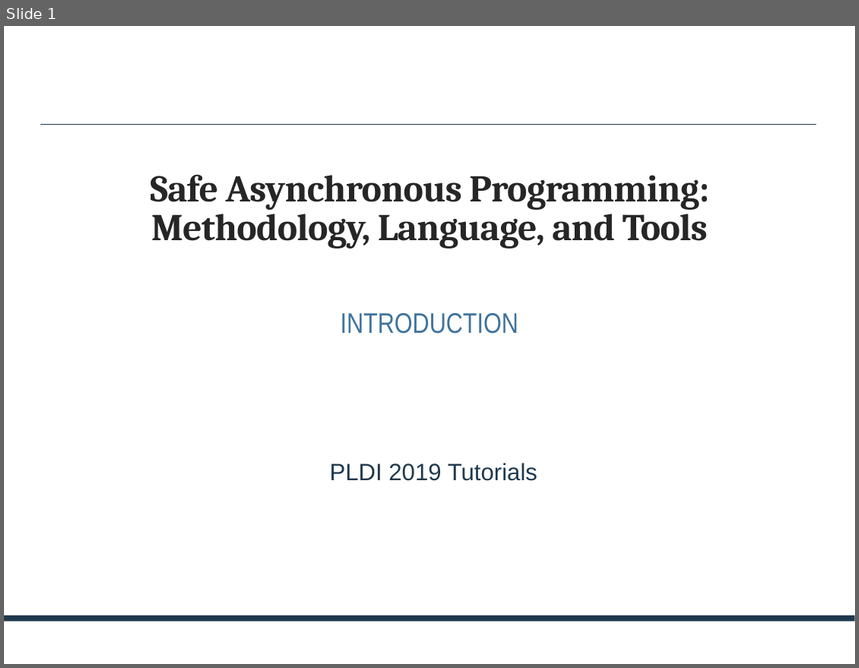
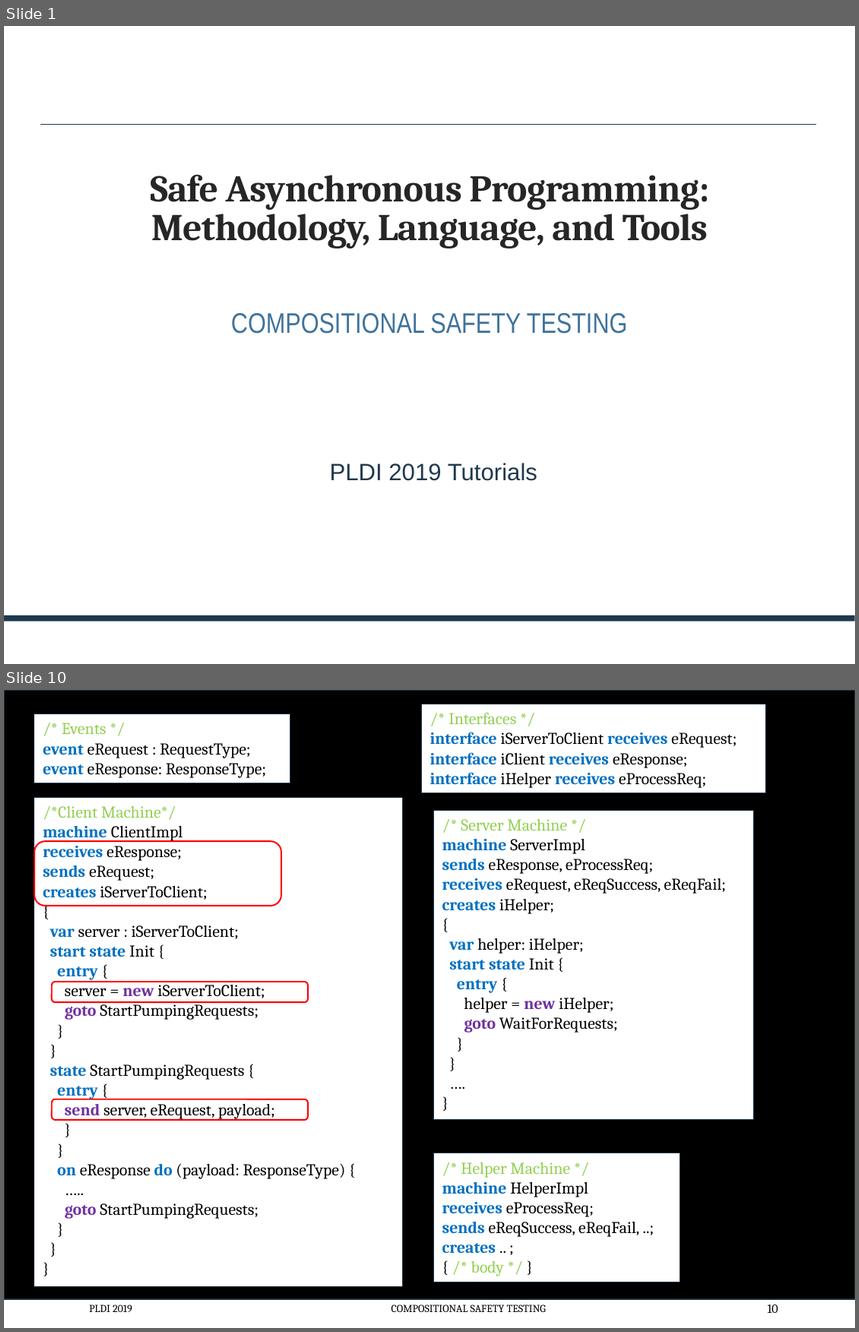
Before and after one commit to p-org/plditutorial, a slide deck: Presentations/CompositionalSafetyTesting.pptx. Shown one above the other, each under a label of ours: slide 1 before the commit, slides 1 and 10 after it; the slides between them are not shown. The pictures are 859x668 and 859x1332 pixels, drawn with LibreOffice and Linux fonts; fonts in the diff are those of the drawing. Boxes give left, top, right and bottom in pixels: in the first picture for what was removed or moved away, otherwise in the second. Text is boxed around its words. In the diff, an @@ line names an element or a change of style, - is before the commit and + after.

```diff
--- a/Presentations/CompositionalSafetyTesting.pptx
+++ b/Presentations/CompositionalSafetyTesting.pptx
@@ slide 10 added at (4, 690, 855, 1328), background #FFFFFF @@
@@ rectangle added at (4, 690, 855, 1300), fill #000000, outline #172A39 1.25 pt @@
@@ rectangle added at (422, 704, 766, 793), fill #FFFFFF, outline #1F394D 0.75 pt, 14 pt, text #000000 @@
+/* Interfaces */
+interface iServerToClient receives eRequest;
+interface iClient receives eResponse;
+interface iHelper receives eProcessReq;
@@ rectangle added at (34, 714, 290, 783), fill #FFFFFF, outline #1F394D 0.75 pt, 14 pt, text #000000 @@
+/* Events */
+event eRequest : RequestType;
+event eResponse: ResponseType;
@@ rectangle added at (34, 797, 403, 1287), fill #FFFFFF, outline #1F394D 0.75 pt, 14 pt, text #000000 @@
+/*Client Machine*/
+machine ClientImpl
+receives eResponse;
+sends eRequest;
+creates iServerToClient;
+{
+var server : iServerToClient;
+start state Init {
+entry {
+server = new iServerToClient;
+goto StartPumpingRequests;
+}
+}
+state StartPumpingRequests {
+entry {
+send server, eRequest, payload;
+}
+}
+on eResponse do (payload: ResponseType) {
+…..
+goto StartPumpingRequests;
+}
+}
+}
@@ rectangle added at (434, 810, 754, 1120), fill #FFFFFF, outline #1F394D 0.75 pt, 14 pt, text #000000 @@
+/* Server Machine */
+machine ServerImpl
+sends eResponse, eProcessReq;
+receives eRequest, eReqSuccess, eReqFail;
+creates iHelper;
+{
+var helper: iHelper;
+start state Init {
+entry {
+helper = new iHelper;
+goto WaitForRequests;
+}
+}
+….
+}
@@ rounded rectangle added at (34, 841, 281, 906), outline #FF0000 1.25 pt @@
@@ rounded rectangle added at (52, 982, 308, 1002), outline #FF0000 1.25 pt @@
@@ rounded rectangle added at (52, 1100, 308, 1120), outline #FF0000 1.25 pt @@
@@ rectangle added at (434, 1153, 680, 1281), fill #FFFFFF, outline #1F394D 0.75 pt, 14 pt, text #000000 @@
+/* Helper Machine */
+machine HelperImpl
+receives eProcessReq;
+sends eReqSuccess, eReqFail, ..;
+creates .. ;
+{ /* body */ }
@@ rectangle added at (4, 1286, 855, 1328), fill #FFFFFF, 18 pt, text #FFFFFF @@
+(
@@ text added at (89, 1305, 132, 1312), 9 pt, text #000000 @@
+PLDI 2019
@@ text added at (392, 1305, 546, 1312), 9 pt, text #000000 @@
+COMPOSITIONAL SAFETY TESTING
@@ page number added at (768, 1305, 778, 1313), 10.5 pt, text #000000 @@
+10
@@ slide 1 changed as well @@
@@ subtitle at (231, 313, 628, 334): text changed @@
-INTRODUCTION
+COMPOSITIONAL SAFETY TESTING
```
Also in this commit, not shown: 2 other slides changed, 17 other slides added, 2 other files.
